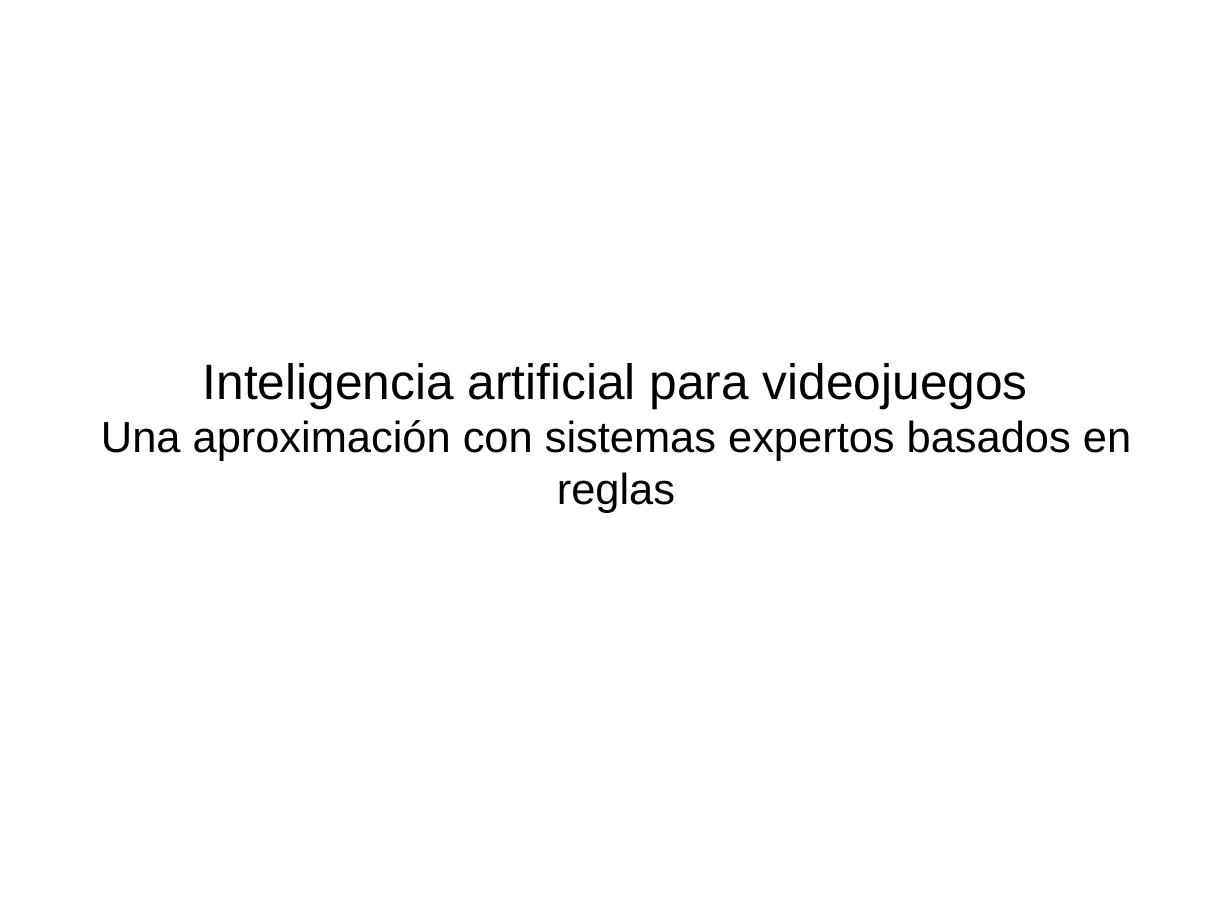
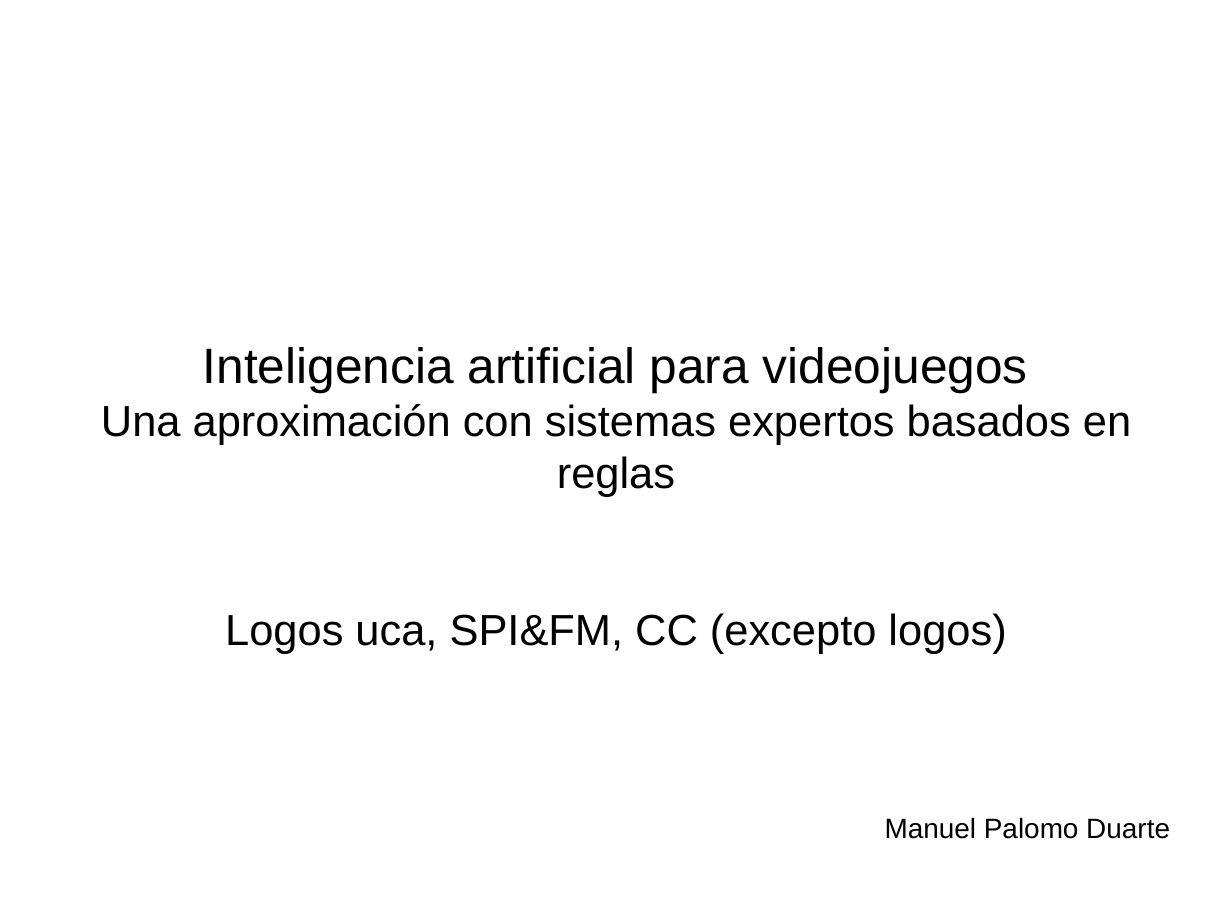
Before and after one commit to rompehielos013013013/gsiege, a slide deck: slide 1 of presentacion/expertoUCLM2014/SSEE-IA.odp. Drawn at 1232x924 pixels with LibreOffice and Linux fonts; fonts in the diff are those of the drawing. Boxes give left, top, right and bottom in pixels: in the first picture for what was removed or moved away, otherwise in the second. Text is boxed around its words. In the diff, an @@ line names an element or a change of style, - is before the commit and + after.

```diff
--- a/presentacion/expertoUCLM2014/SSEE-IA.odp
+++ b/presentacion/expertoUCLM2014/SSEE-IA.odp
@@ subtitle "Inteligencia artificial para videojuegos": place and size @@
-subtitle "Inteligencia artificial para videojuegos" at [101, 363, 1131, 513]
+subtitle "Inteligencia artificial para videojuegos" at [101, 347, 1170, 839]
@@ subtitle at [225, 613, 1170, 839]: paragraphs added @@
+Logos uca, SPI&FM, CC (excepto logos)
+Manuel Palomo Duarte
```
Also in this commit, not shown: 5 other slides changed, 11 slides added, 1 slide removed, 1 other file.
